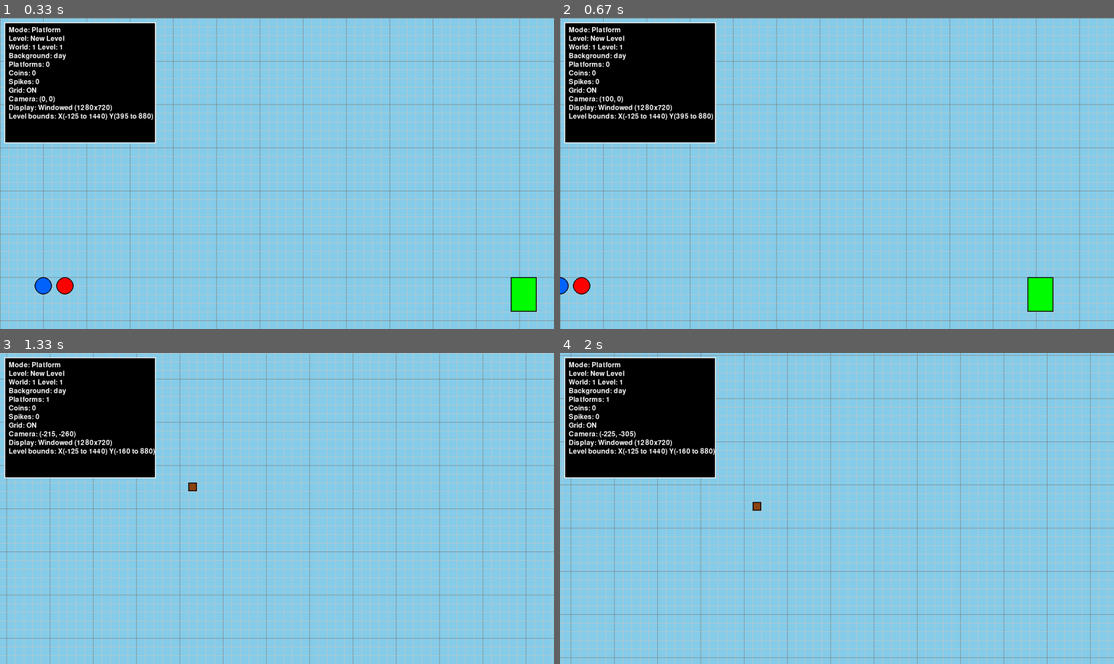
Above: before the commit, frames 1-4 (two rows, left to right).
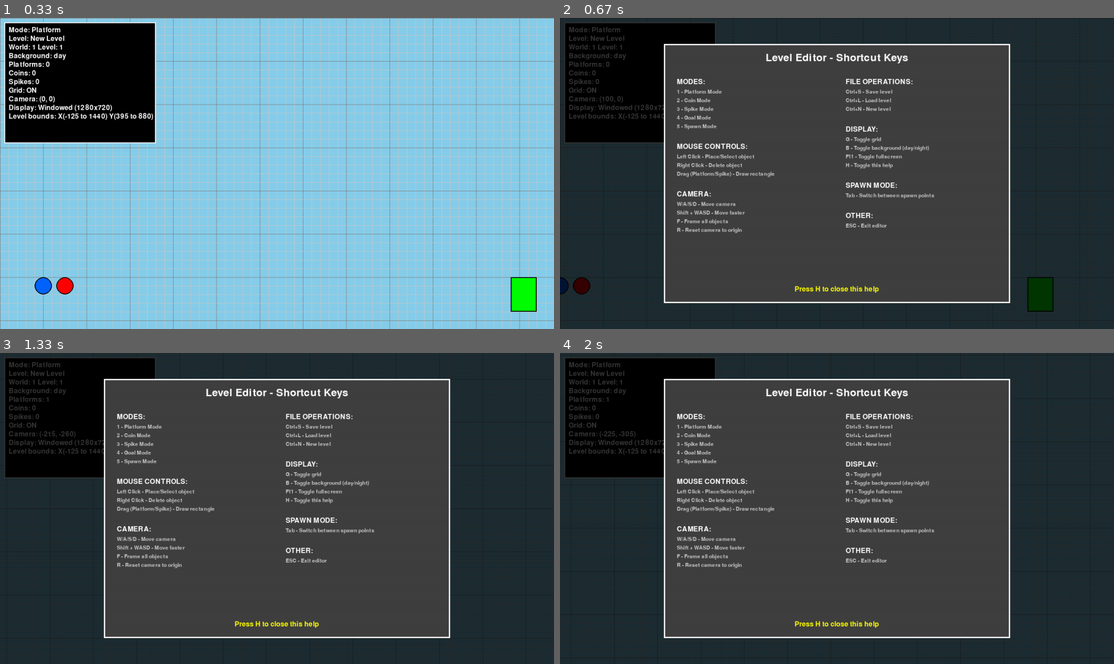
Above: after the commit, the same moments.

Repository: robjohncolson/Downloads
Game: pygame game, started from level_editor_enhanced.py
Same seed, same stepped clock (60 frames per second), same inputs: the game is played once before the commit and once after it.
Inputs (mouse positions are in pixels of both pictures, inside the frame that each line leads up to):
- Up to frame 1 (0.33 s): no input
- Up to frame 2 (0.67 s): hold H from 0.33 s (still down); hold D from 0.33 s (still down)
- Up to frame 3 (1.33 s): release H at 0.8 s; release D at 0.8 s; click "Level: New Level" at 0.93 s; hold D from 1.22 s (still down); move the mouse to (105, 580) at 1.25 s; tap F at 1.28 s
- Up to frame 4 (2 s): tap F at 1.58, 1.83 s; release D at 1.68 s; hold W from 1.77 s (still down)

Frame 1 is identical in both runs. In frame 2, 94% of the frame differs, in the area x 0-100%, y 0-100%; in frame 3, 94%; in frame 4, 94%.

Commit message:
Help overlay

Diff:
--- a/level_editor_enhanced.py
+++ b/level_editor_enhanced.py
@@ -484,13 +484,16 @@
         self.browser = None
         self.show_browser = False
 
+        # Help overlay
+        self.show_help = False
+
         print("=== Enhanced Platformer Level Editor ===")
         print("1-5: Switch modes (Platform/Coin/Spike/Goal/Spawn)")
         print("Mouse: Left click - Place/Select, Right click - Delete")
         print("WASD: Move camera, G: Toggle grid, Tab: Switch spawn point")
         print("Ctrl+S: Save As, Ctrl+L: Load Browser, Ctrl+N: New level")
         print("B: Toggle background (day/night), F11: Toggle fullscreen")
-        print("F: Frame all objects, R: Reset camera")
+        print("F: Frame all objects, R: Reset camera, H: Toggle help")
         print("ESC: Exit")
         print("========================================")
 
@@ -614,6 +617,9 @@
                     self.camera_x = 0
                     self.camera_y = 0
                     print("Camera reset to origin")
+                elif event.key == pygame.K_h:
+                    self.show_help = not self.show_help
+                    print(f"Help overlay: {'ON' if self.show_help else 'OFF'}")
                 elif event.key == pygame.K_1:
                     self.mode = "platform"
                     print("Platform mode")
@@ -916,6 +922,111 @@
             self.screen.blit(surface, (20, y_pos))
             y_pos += 20
 
+    def draw_help_overlay(self):
+        """Draw the help overlay with all shortcut keys"""
+        if not self.show_help:
+            return
+
+        # Get current screen dimensions
+        screen_width, screen_height = self.screen.get_size()
+
+        # Create semi-transparent overlay
+        overlay = pygame.Surface((screen_width, screen_height))
+        overlay.set_alpha(200)
+        overlay.fill(BLACK)
+        self.screen.blit(overlay, (0, 0))
+
+        # Help panel dimensions
+        panel_width = min(800, screen_width - 100)
+        panel_height = min(600, screen_height - 100)
+        panel_x = (screen_width - panel_width) // 2
+        panel_y = (screen_height - panel_height) // 2
+
+        # Draw help panel
+        help_rect = pygame.Rect(panel_x, panel_y, panel_width, panel_height)
+        pygame.draw.rect(self.screen, DARK_GRAY, help_rect)
+        pygame.draw.rect(self.screen, WHITE, help_rect, 3)
+
+        # Title
+        title_font = pygame.font.Font(None, 36)
+        title_text = title_font.render("Level Editor - Shortcut Keys", True, WHITE)
+        title_x = panel_x + (panel_width - title_text.get_width()) // 2
+        self.screen.blit(title_text, (title_x, panel_y + 20))
+
+        # Help content in two columns
+        left_x = panel_x + 30
+        right_x = panel_x + panel_width // 2 + 20
+        start_y = panel_y + 80
+
+        # Left column - Mode and Object Controls
+        left_content = [
+            ("MODES:", WHITE),
+            ("1 - Platform Mode", LIGHT_GRAY),
+            ("2 - Coin Mode", LIGHT_GRAY),
+            ("3 - Spike Mode", LIGHT_GRAY),
+            ("4 - Goal Mode", LIGHT_GRAY),
+            ("5 - Spawn Mode", LIGHT_GRAY),
+            ("", WHITE),
+            ("MOUSE CONTROLS:", WHITE),
+            ("Left Click - Place/Select object", LIGHT_GRAY),
+            ("Right Click - Delete object", LIGHT_GRAY),
+            ("Drag (Platform/Spike) - Draw rectangle", LIGHT_GRAY),
+            ("", WHITE),
+            ("CAMERA:", WHITE),
+            ("W/A/S/D - Move camera", LIGHT_GRAY),
+            ("Shift + WASD - Move faster", LIGHT_GRAY),
+            ("F - Frame all objects", LIGHT_GRAY),
+            ("R - Reset camera to origin", LIGHT_GRAY),
+        ]
+
+        # Right column - File and Display Controls
+        right_content = [
+            ("FILE OPERATIONS:", WHITE),
+            ("Ctrl+S - Save level", LIGHT_GRAY),
+            ("Ctrl+L - Load level", LIGHT_GRAY),
+            ("Ctrl+N - New level", LIGHT_GRAY),
+            ("", WHITE),
+            ("DISPLAY:", WHITE),
+            ("G - Toggle grid", LIGHT_GRAY),
+            ("B - Toggle background (day/night)", LIGHT_GRAY),
+            ("F11 - Toggle fullscreen", LIGHT_GRAY),
+            ("H - Toggle this help", LIGHT_GRAY),
+            ("", WHITE),
+            ("SPAWN MODE:", WHITE),
+            ("Tab - Switch between spawn points", LIGHT_GRAY),
+            ("", WHITE),
+            ("OTHER:", WHITE),
+            ("ESC - Exit editor", LIGHT_GRAY),
+        ]
+
+        # Draw left column
+        y_pos = start_y
+        for text, color in left_content:
+            if text:
+                if color == WHITE:  # Headers
+                    surface = self.font.render(text, True, color)
+                else:  # Regular items
+                    surface = self.small_font.render(text, True, color)
+                self.screen.blit(surface, (left_x, y_pos))
+            y_pos += 25 if color == WHITE else 20
+
+        # Draw right column
+        y_pos = start_y
+        for text, color in right_content:
+            if text:
+                if color == WHITE:  # Headers
+                    surface = self.font.render(text, True, color)
+                else:  # Regular items
+                    surface = self.small_font.render(text, True, color)
+                self.screen.blit(surface, (right_x, y_pos))
+            y_pos += 25 if color == WHITE else 20
+
+        # Footer instruction
+        footer_text = self.font.render("Press H to close this help", True, YELLOW)
+        footer_x = panel_x + (panel_width - footer_text.get_width()) // 2
+        footer_y = panel_y + panel_height - 40
+        self.screen.blit(footer_text, (footer_x, footer_y))
+
     def run(self):
         running = True
 
@@ -937,6 +1048,9 @@
             # Draw browser overlay if open
             if self.show_browser and self.browser:
                 self.browser.draw(self.screen)
+
+            # Draw help overlay if open
+            self.draw_help_overlay()
 
             # Update display
             pygame.display.flip()
